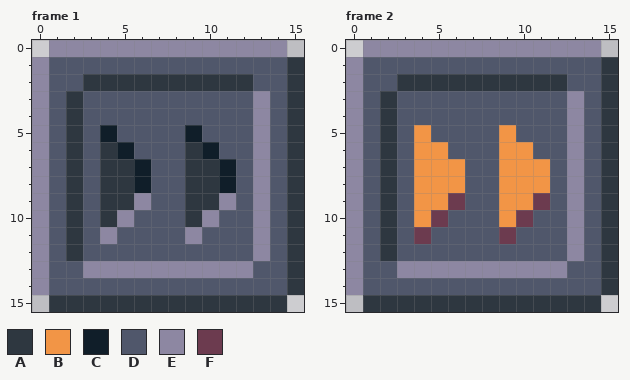
Two states of a pixel-art file, Prefabs/HUD/HU_PowerUp_Speed.aseprite. This is how it looked before the edit.
16x16 pixels, 2 frames. Shown: frame 1, frame 2.
Visible layers, top first: "Layer 1", "Layer 2".
Palette (. is transparent): A #2e3740  B #f29546  C #101e29  D #50576b  E #8d87a2  F #6c3b4f
Pixels before, frame 1, first column x 0:
 0 .EEEEEEEEEEEEEE.
 1 EDDDDDDDDDDDDDDA
 2 EDDAAAAAAAAAADDA
 3 EDADDDDDDDDDDEDA
 4 EDADDDDDDDDDDEDA
 5 EDADCDDDDCDDDEDA
 6 EDADACDDDACDDEDA
 7 EDADAACDDAACDEDA
 8 EDADAACDDAACDEDA
 9 EDADAAEDDAAEDEDA
10 EDADAEDDDAEDDEDA
11 EDADEDDDDEDDDEDA
12 EDADDDDDDDDDDEDA
13 EDDEEEEEEEEEEDDA
14 EDDDDDDDDDDDDDDA
15 .AAAAAAAAAAAAAA.
Pixels before, frame 2, first column x 0:
 0 .EEEEEEEEEEEEEE.
 1 EDDDDDDDDDDDDDDA
 2 EDDAAAAAAAAAADDA
 3 EDADDDDDDDDDDEDA
 4 EDADDDDDDDDDDEDA
 5 EDADBDDDDBDDDEDA
 6 EDADBBDDDBBDDEDA
 7 EDADBBBDDBBBDEDA
 8 EDADBBBDDBBBDEDA
 9 EDADBBFDDBBFDEDA
10 EDADBFDDDBFDDEDA
11 EDADFDDDDFDDDEDA
12 EDADDDDDDDDDDEDA
13 EDDEEEEEEEEEEDDA
14 EDDDDDDDDDDDDDDA
15 .AAAAAAAAAAAAAA.
New version:
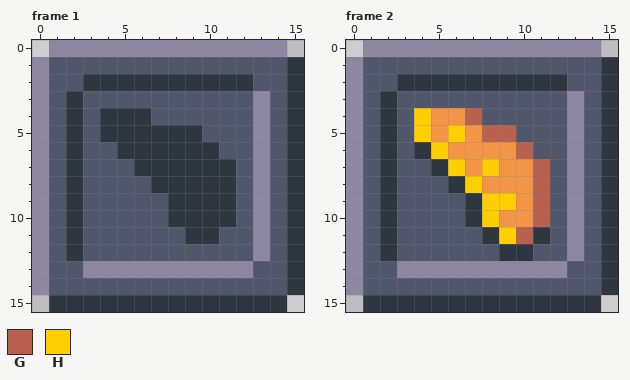
Colours new in this view: G #b8614e  H #ffce00
Edits made:
Changed rows in their new state; - is an unchanged pixel.
Frame 1, layer "Layer 1":
first column x 4:
 4 AAA-----
 5 AAAAAA--
 6 DAAAA-A-
 7 DDAAA--A
 8 DDDAA--A
 9 DDD-A--A
10 DD--A-AA
11 D----AA-
Frame 2, layer "Layer 1":
first column x 4:
 4 HBBG----
 5 HBHBGG--
 6 AHBBB-G-
 7 DAHBH--G
 8 DDAHB--G
 9 DDDAHH-G
10 DD-AH-BG
11 D---AHGA
12 -----AA-
Boxes around the changes in both pictures, in picture pixels (x1, y1, x2, y2):
changed: (100, 108, 236, 244)
changed: (414, 108, 550, 261)
